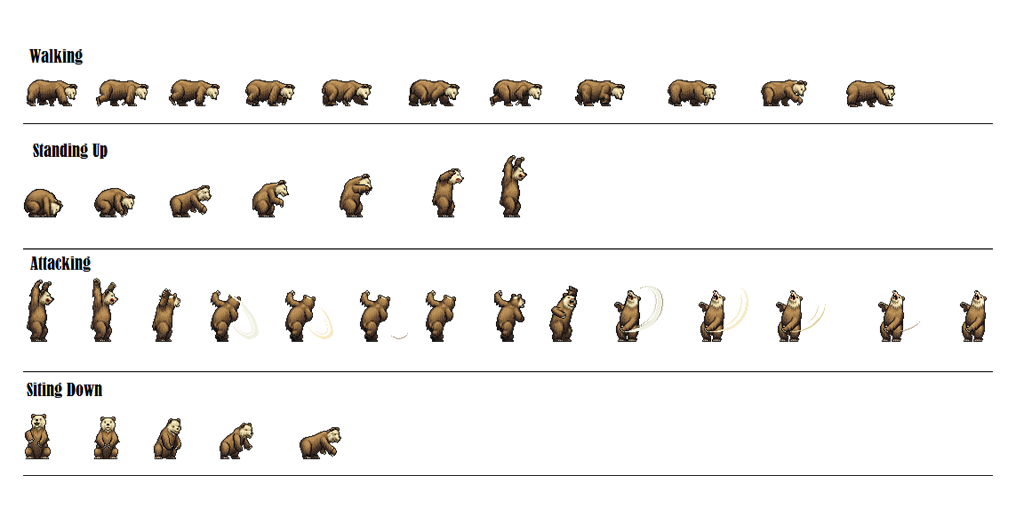
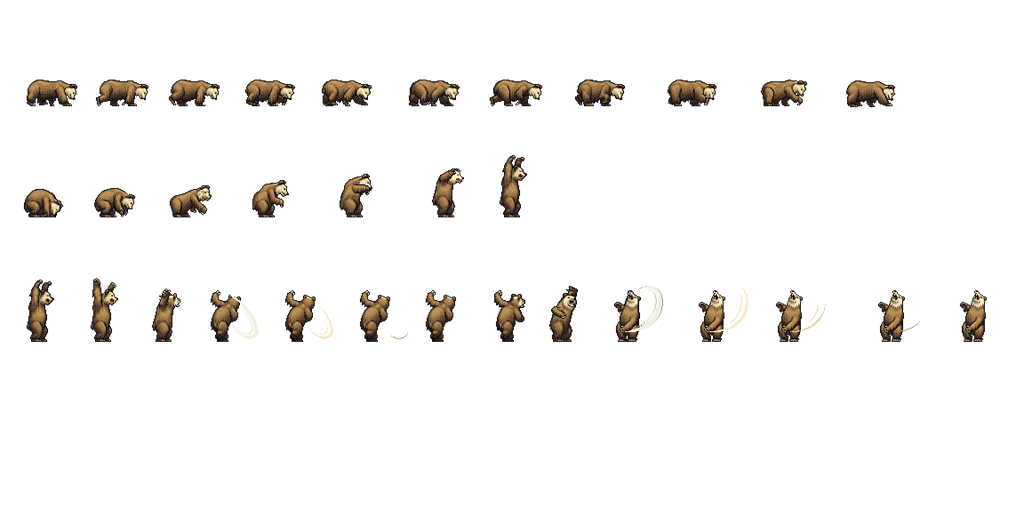
The second 1024 x 512 image is a revision of the first. Changes to its layers:
hid "Bear" over [23, 49, 993, 476]
